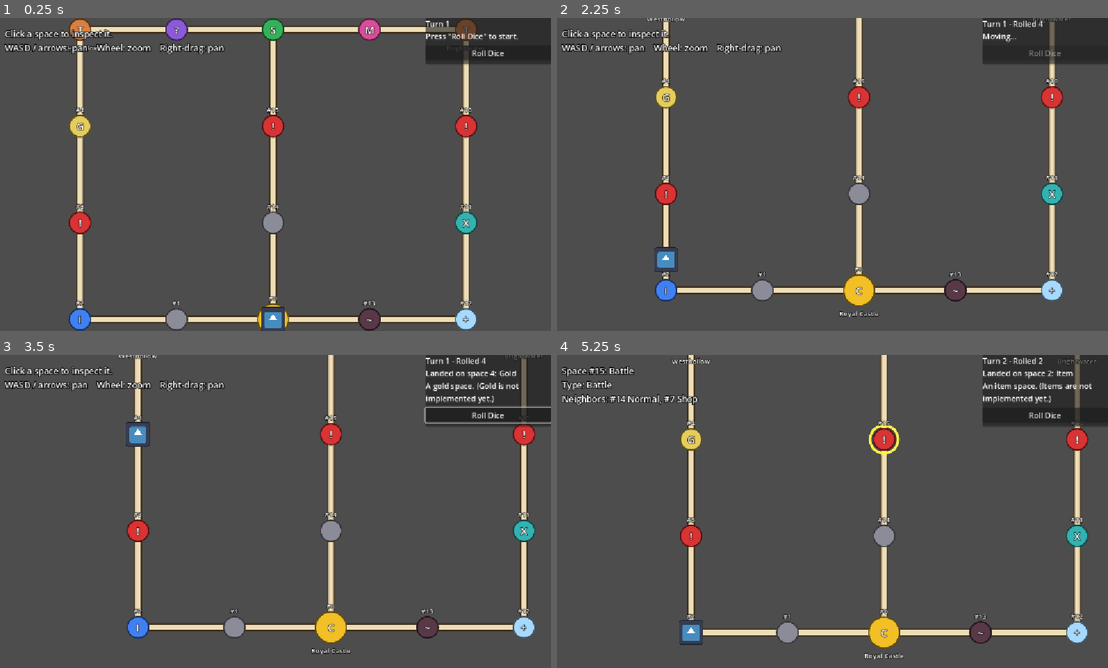
Above: before the commit, frames 1-4 (two rows, left to right).
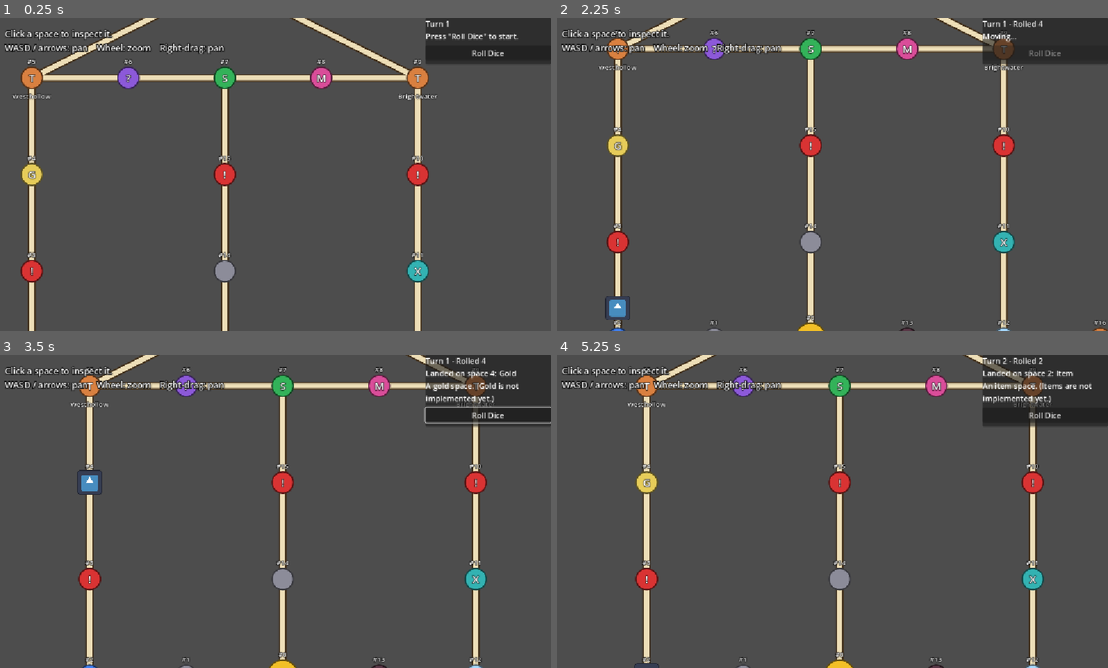
Above: after the commit, the same moments.

Repository: ThanayosSrinu/dokapon-1
Game: Godot game, scene res://main/Main.tscn
Two runs of this game, one before a commit and one after it. Both use one fixed random seed, a clock stepped at 60 frames per second and the inputs below. The engine's default icon, where the game draws it, is replaced by a stand-in: a white triangle on a blue panel in a dark square.
Inputs (mouse positions are in pixels of both pictures, inside the frame that each line leads up to):
- Up to frame 1 (0.25 s): no input
- Up to frame 2 (2.25 s): click "Roll Dice" at 0.5 s; click "1 (Normal)" at 1.25 s; tap A (camera_left) at 2 s; move the mouse to (953, 158) at 2.02 s; tap S (camera_down) at 2.1 s; click (953, 158) at 2.17 s
- Up to frame 3 (3.5 s): tap Enter (ui_accept) at 2.27 s; tap A (camera_left) at 2.75 s; drag from (159, 527) to (247, 574) at 2.77 s
- Up to frame 4 (5.25 s): click "Roll Dice" at 3.5 s; click "3 (Battle)" at 4.25 s; tap A (camera_left) at 5 s; move the mouse to (887, 442) at 5.02 s; tap D (camera_right) at 5.1 s; click (887, 442) at 5.17 s

The runs differ from the first frame. In frame 1, 16% of the frame differs, in the area x 2-88%, y 0-100%; in frame 2, 14%; in frame 3, 14%; in frame 4, 15%.

Commit message:
Section 1: add Eastmarsh and Northgate towns
Add the guide's practice town and bonus route to the map, and update
the guide to match the 18-space board.

Co-Authored-By: Claude Opus 5.5 <noreply@anthropic.com>

Diff:
--- a/maps/WorldMap.tscn
+++ b/maps/WorldMap.tscn
@@ -120,3 +120,19 @@
 node_id = 15
 node_type = 8
 connected_nodes = [NodePath("../S07")]
+
+[node name="S16" type="Marker2D" parent="." node_paths=PackedStringArray("connected_nodes")]
+position = Vector2(600, 300)
+script = ExtResource("2_space")
+node_id = 16
+node_type = 4
+display_name = "Eastmarsh"
+connected_nodes = [NodePath("../S12")]
+
+[node name="S17" type="Marker2D" parent="." node_paths=PackedStringArray("connected_nodes")]
+position = Vector2(0, -500)
+script = ExtResource("2_space")
+node_id = 17
+node_type = 4
+display_name = "Northgate"
+connected_nodes = [NodePath("../S05"), NodePath("../S09")]
